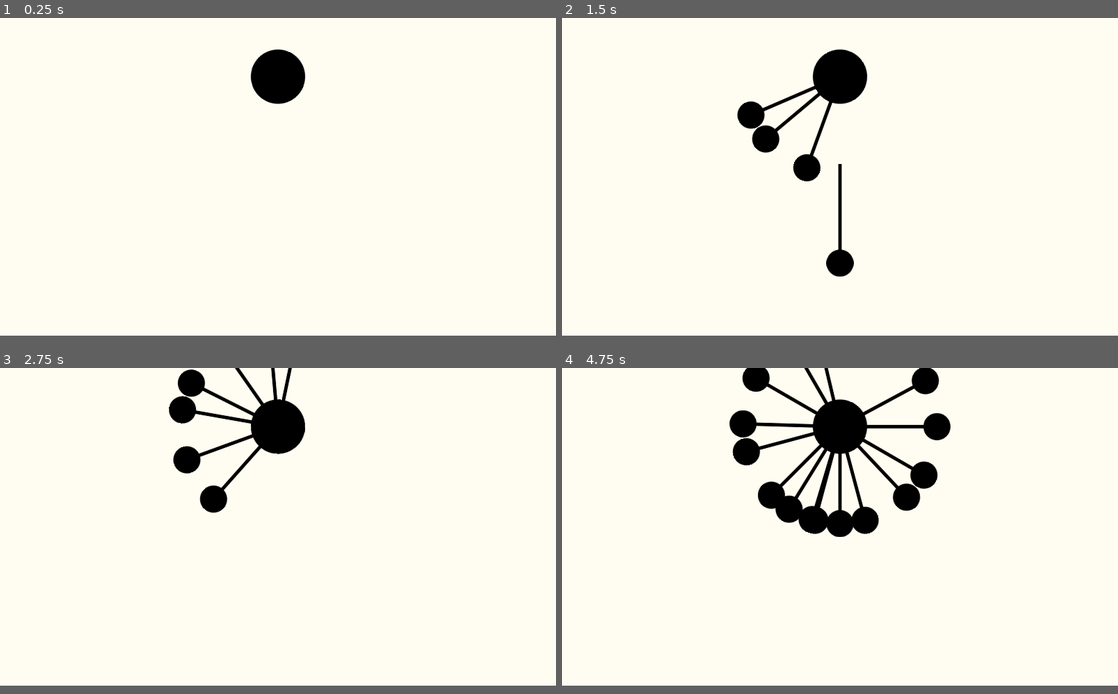
Above: before the commit, frames 1-4 (two rows, left to right).
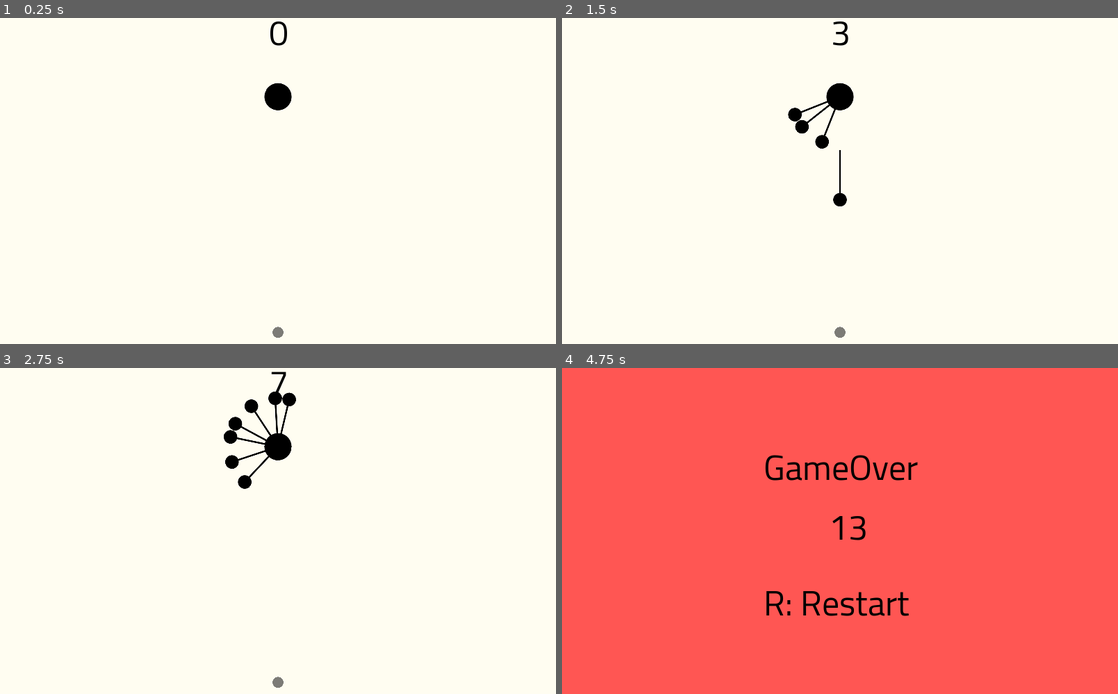
Above: after the commit, the same moments.

Repository: Jayanth-L/aa_replica_tut
Game: Godot game, scene res://MainScenes/MainTmp.tscn
The game is run twice, just before and just after one commit, with the same random seed, the same clock (stepped at 60 frames per second) and the same inputs.
Inputs:
- Up to frame 1 (0.25 s): no input
- Up to frame 2 (1.5 s): tap Space (jump) at 0.6, 0.77, 1.07, 1.35 s
- Up to frame 3 (2.75 s): tap Space (jump) at 1.52, 1.82, 2.1 s
- Up to frame 4 (4.75 s): tap Space (jump) at 2.85, 3.02, 3.32, 3.6, 3.77, 4.07, 4.35, 4.52 s; tap R (restart, bound only after the commit) at 4.15 s
The window is 800x457 before the commit and 800x469 after it. Grey fills any space a smaller window leaves; there, only what the larger window draws over its background counts as a difference.

The runs differ from the first frame. In frame 1, 1.3% of the frame differs, in the area x 45-55%, y 1-99%; in frame 2, 3.5%; in frame 3, 3.7%; in frame 4, 97%, in the area x 0-100%, y 0-98%.

Commit message:
Documentation Added and complete

Diff:
--- /dev/null
+++ b/FontTheme.tres
@@ -0,0 +1,12 @@
+[gd_resource type="Theme" load_steps=3 format=2]
+
+[sub_resource type="DynamicFontData" id=1]
+font_path = "res://Assets/Cairo-Regular.ttf"
+
+[sub_resource type="DynamicFont" id=2]
+size = 64
+outline_color = Color( 0, 0, 0, 1 )
+font_data = SubResource( 1 )
+
+[resource]
+default_font = SubResource( 2 )
--- /dev/null
+++ b/GameManager.gd
@@ -0,0 +1,13 @@
+"""
+Author: Jayanth L (Indie Dev)
+This Script is a Independent Script
+which is Autoloaded when the Game Program Starts
+This Script Holds global variables which are used and accessed during gameplay
+
+"""
+
+extends Node
+
+# this is ike global vrialable can be accessed by any script at any time in the game
+# and this defines the current score in the game
+var game_score = 0
--- a/MainScenes/MainTmp.gd
+++ b/MainScenes/MainTmp.gd
@@ -1,17 +1,33 @@
+"""
+Author: Jayanth L (Indie Dev)
+
+This Script is attached to the MainTmp entry scene, which controls various aspect of the game as explained below
+"""
+
 extends Node2D
 
+# preoad the pin scene so that it can be instantiated when needed
 var pin_path = preload("res://Scenes/Pin.tscn")
 
 
-func _ready():
-	pass
+# Load Game Manager Singleton Script
+onready var game_manager = get_node("/root/GameManager")
+
 
 func _process(delta):
+	# when everytime spacebar or jump is pressed spawn a pin at the spawing point in Scene
 	if Input.is_action_just_pressed("jump"):
 		spawn_pin()
 
 
+
+# Method to spawn  a pin
 func spawn_pin():
+	# instantiate the pin scene
 	var pin = pin_path.instance()
+	# set position on the pin
 	pin.position = $PinSpawnPoint.position
+	# Make pin smaller as the image dimensions are big
+	pin.scale = Vector2(0.5, 0.5)
+	# Load the pin into to scene so that it appears
 	add_child(pin)
--- a/MainScenes/MainTmp.tscn
+++ b/MainScenes/MainTmp.tscn
@@ -1,16 +1,49 @@
-[gd_scene load_steps=3 format=2]
+[gd_scene load_steps=6 format=2]
 
 [ext_resource path="res://Scenes/Rotator.tscn" type="PackedScene" id=1]
 [ext_resource path="res://MainScenes/MainTmp.gd" type="Script" id=2]
+[ext_resource path="res://Assets/rotator.png" type="Texture" id=3]
+[ext_resource path="res://Assets/end_screen.png" type="Texture" id=4]
+[ext_resource path="res://FontTheme.tres" type="Theme" id=5]
 
 [node name="MainTmp" type="Node2D"]
 script = ExtResource( 2 )
 
+[node name="end_screen" type="Sprite" parent="."]
+self_modulate = Color( 1, 1, 1, 0 )
+position = Vector2( 559.368, 332.912 )
+scale = Vector2( 2.39039, 2.25768 )
+texture = ExtResource( 4 )
+
 [node name="Rotator" parent="." instance=ExtResource( 1 )]
-position = Vector2( 512, 108.034 )
+position = Vector2( 512, 144.892 )
+scale = Vector2( 0.5, 0.5 )
 
 [node name="PinSpawnPoint" type="Position2D" parent="."]
-position = Vector2( 512, 506.212 )
+position = Vector2( 512, 478.559 )
 __meta__ = {
 "_editor_description_": ""
 }
+
+[node name="Sprite" type="Sprite" parent="PinSpawnPoint"]
+modulate = Color( 1, 1, 1, 0.513726 )
+position = Vector2( 0, 100 )
+scale = Vector2( 0.2, 0.2 )
+texture = ExtResource( 3 )
+
+[node name="Camera2D" type="Camera2D" parent="."]
+position = Vector2( 512, 300 )
+
+[node name="ScoreText" type="RichTextLabel" parent="."]
+anchor_right = 1.0
+margin_left = 494.552
+margin_top = -33.8716
+margin_right = 705.681
+margin_bottom = 219.346
+theme = ExtResource( 5 )
+custom_colors/default_color = Color( 0, 0, 0, 1 )
+text = "0
+"
+__meta__ = {
+"_edit_use_anchors_": false
+}
--- /dev/null
+++ b/Scenes/FinalScore.gd
@@ -0,0 +1,24 @@
+"""
+Author: Jayanth L (Indie Dev)
+This Script is attached to the TextlabelFild in the GameOverScreen.tscn and manages the final score showed after game overs
+
+"""
+
+extends RichTextLabel
+
+# preloading the Global GameManager Script so we can access the current game score
+onready var game_manager = get_node("/root/GameManager")
+
+
+func _ready():
+	# Setting the ScoreTextlabel in this game over scene to the current score value in the GameManager Script
+	# as the text field accepts string we are typecasting the int score to string score
+	text = str(game_manager.game_score)
+
+
+# this function extected at every frame
+func _process(delta):
+	# When the button "r" associated with the restart input event in godot input settings is pressed the restart the game
+	if Input.is_action_just_pressed("restart"):
+		# This below statement reloads the MainTmp Game Scene so the game strats again
+		get_tree().change_scene("res://MainScenes/MainTmp.tscn")
--- /dev/null
+++ b/Scenes/GameOverScreen.tscn
@@ -0,0 +1,52 @@
+[gd_scene load_steps=4 format=2]
+
+[ext_resource path="res://FontTheme.tres" type="Theme" id=1]
+[ext_resource path="res://Scenes/FinalScore.gd" type="Script" id=2]
+[ext_resource path="res://Assets/end_screen.png" type="Texture" id=3]
+
+[node name="GameOverScreen" type="Node2D"]
+
+[node name="end_screen" type="Sprite" parent="."]
+self_modulate = Color( 1, 0.490196, 0.490196, 0.717647 )
+position = Vector2( 541.96, 308.82 )
+scale = Vector2( 2.32937, 2.26234 )
+texture = ExtResource( 3 )
+
+[node name="StaticgameOver" type="RichTextLabel" parent="."]
+margin_left = 371.0
+margin_top = 122.0
+margin_right = 670.0
+margin_bottom = 261.0
+theme = ExtResource( 1 )
+custom_colors/default_color = Color( 0, 0, 0, 1 )
+text = "GameOver"
+__meta__ = {
+"_edit_use_anchors_": false
+}
+
+[node name="StaticgameOver2" type="RichTextLabel" parent="."]
+margin_left = 371.0
+margin_top = 371.016
+margin_right = 670.0
+margin_bottom = 510.016
+theme = ExtResource( 1 )
+custom_colors/default_color = Color( 0, 0, 0, 1 )
+text = "R: Restart"
+__meta__ = {
+"_edit_use_anchors_": false
+}
+
+[node name="FinalScore" type="RichTextLabel" parent="."]
+anchor_left = 0.312
+anchor_right = 0.312
+margin_left = 490.582
+margin_top = 232.016
+margin_right = 789.582
+margin_bottom = 371.016
+theme = ExtResource( 1 )
+custom_colors/default_color = Color( 0, 0, 0, 1 )
+text = "0"
+script = ExtResource( 2 )
+__meta__ = {
+"_edit_use_anchors_": false
+}
--- a/Scenes/Pin.gd
+++ b/Scenes/Pin.gd
@@ -1,58 +1,86 @@
+"""
+Author: Jayanth L (Indie Dev)
+This Script is attached to the Pin.tscn Scene which contains and handles the Pin assets and behaviour
+
+"""
+
+
 extends Area2D
 
+# defining global target variable, the rotator is assigned to this at later stages
 var target
 
+# preloading the Global GameManager Script so we can access the current game score
+onready var game_manager = get_node("/root/GameManager")
+# preloading the GameOverTscn scene so we can instance this scene whenever it s needed
+onready var end_screen = preload("res://Scenes/GameOverScreen.tscn")
 
+
+# Defining the speed of the pi, which moves towards the rotatar to get pinned
 export var move_speed = 10
+# A boolean variable to control the movement of the pin, by default the Pin moves upwards when instantiated
 var should_move = true
 
+# predifining this varialble as global so that we can acces this variables at any section in this script
+# later this variables holds the instantaneouss transform of the Rotator when the pin hits rotator
 var target_transform_at_hit
+# this variable is used to get the transform or coordinates of the point where the pin hits the rotator so we can hook up the pin to rotater at the hit point
 var rotate_angle
 
+# This boolean variables tells tells the Pin to whether detect collisions or not when needed, by default it detects any collisions
 var detect_pin_collision = true
 
 
+# This method runs at every frame of the game, this function is useful when the game involves physics like collision detection instead of just _process(delta)
 func _physics_process(delta):
+	# This if conditions tells the pin to move upward only when it is supposed to move at later stage if we set the should_move variable to false the pin does not move the we can hook it up to rotator
 	if should_move:
 		position.y -= move_speed * delta
+
+	# Note: The below elif section contains a lot Linear algebra in it the concept is quite advanced Watch Associated YouTube Video for more detailed explaination
+	# if the pin is not suppossed to move means that we have hit the rotator we will make the Pin hooked to the rotator and follow the rotator
 	elif target:
-		print()
-		# transform = target.get_node("PinRotateHookOrigin").get_node("PinRotateHook").global_transform
-		#transform = Transform2D(target.transform.x , target.transform.y, target.transform.origin)
+		# Note: This algorithm involves Linear Algebra Math (See line 68 also)
+		# In this two lines we rotate Basis Vectors of "PinRotateHookOrigin" to align or displace "PinRotateHook" to the Pin rotator hit co-ordinates so we can
+		# hook up the pin to the rotator
 		var x_basis = target.get_node("PinRotateHookOrigin").global_transform.x.rotated(rotate_angle)
 		var y_basis = target.get_node("PinRotateHookOrigin").global_transform.y.rotated(rotate_angle)
+		# After rotating the basis vectors then apply the resulting the transform to the pin at every frame so that the pin remains hooked to the Rotator hit spot
 		transform = Transform2D(x_basis, y_basis, target.get_node("PinRotateHookOrigin").global_transform.origin)
 
 
 
 
+# This function is fired when the Pin gets a "body_entered" signal from itself, the Area2D Pin "body_entered" signal is connected to this below function
+# this function is trigerred when the Pin collides with the Rotator, when it happes the below mentioned instaruction will be followed
 func _on_Pin_body_entered(body):
-	print("Body entered: ", body.name)
+	# When the rotator collided with the Rotator the its win increment score with 1
+	game_manager.game_score += 1
+	# Update text in the Main Scene Score text with the current game_manager script score
+	get_tree().get_root().get_node("MainTmp").get_node("ScoreText").text = str(game_manager.game_score)
+	# It is obvious that when the pin hits rotator pin should doesn't move, it will be hooked to Rotator, so setting should_move to false will tell the _physics_process to no move Pin
 	should_move = false
+	# This is used because when the Pin hits Rotator the collision has already occured we don't want to detect further more unnecessary collision
 	detect_pin_collision = false
+	# Here we are assigning global target variables to the collided body which is Rotator (Pin has collided with the rotator so body variables will be Rotator)
 	target = body
+	# Note: Involves Linear Algebra Math
+	# this gets the instantaneous transform of the "PinRotateHook" Node when the collision occured, this is used to calculate the exact Hit/ Collision Co-ordinates to hook the pin into
 	target_transform_at_hit = body.get_node("PinRotateHookOrigin").get_node("PinRotateHook").transform
-	rotate_angle = get_angled_between_transform(target_transform_at_hit, body.global_transform)
+	# This gets the Delta Angle the PinRotateHookOrigin to be rotated to get to the exact hit/collision or hook point (See Line 43)
+	rotate_angle = get_angle_between_transform(target_transform_at_hit, body.global_transform)
 
-func get_angled_between_transform(original_transform, instantaneous_transform):
+# function to get the angle between the transforms,
+func get_angle_between_transform(original_transform, instantaneous_transform):
 	var offset_angle = original_transform.x.angle_to(instantaneous_transform.x)
-
-
-	"""
-	var orig_x_angle = original_transform.x.angle()
-	var inst_x_angle = instantaneous_transform.x.angle()
-	var orig_y_angle = original_transform.y.angle()
-	var inst_y_angle = instantaneous_transform.y.angle()
-
-	if(orig_x_angle < inst_x_angle):
-		x_angle = x_angle + PI
-	if(orig_y_angle < inst_y_angle):
-		y_angle = y_angle + PI
-	"""
 	return -offset_angle
 
 
+# This function is only triggered when only when the Pin collides with the Other Instantiated Pins in the scene, When this occurs, that means that the player is out so now show the end screen
 func _on_Pin_area_entered(area):
+	# if the pin has detected collision with other Pins then show the endscreen
 	if detect_pin_collision:
 		print("Collided: ", area.name)
-		get_tree().quit()
+		print("Final Game Score: ", game_manager.game_score)
+		# The Game has ended so show the final endscreen!!!
+		get_tree().change_scene("res://Scenes/GameOverScreen.tscn")
--- a/Scenes/Pin.tscn
+++ b/Scenes/Pin.tscn
@@ -1,10 +1,13 @@
-[gd_scene load_steps=4 format=2]
+[gd_scene load_steps=5 format=2]
 
 [ext_resource path="res://Assets/pin.png" type="Texture" id=1]
 [ext_resource path="res://Scenes/Pin.gd" type="Script" id=2]
 
 [sub_resource type="RectangleShape2D" id=1]
 extents = Vector2( 2.60943, 99.7675 )
+
+[sub_resource type="CircleShape2D" id=2]
+radius = 26.8585
 
 [node name="Pin" type="Area2D"]
 script = ExtResource( 2 )
@@ -20,5 +23,9 @@
 [node name="CollisionShape2D" type="CollisionShape2D" parent="."]
 position = Vector2( 0, 100 )
 shape = SubResource( 1 )
+
+[node name="CollisionShape2D2" type="CollisionShape2D" parent="."]
+position = Vector2( 0, 178.334 )
+shape = SubResource( 2 )
 [connection signal="area_entered" from="." to="." method="_on_Pin_area_entered"]
 [connection signal="body_entered" from="." to="." method="_on_Pin_body_entered"]
--- a/Scenes/Rotator.gd
+++ b/Scenes/Rotator.gd
@@ -1,10 +1,20 @@
+"""
+Author: Jayanth L (Indie Dev)
+Attached to Rotator.tscn which handles the Rotation Scene and controls it
+
+"""
+
 extends KinematicBody2D
 
+# declaring the Black circle Rotator speed
 export var rotate_speed = 60
 
 
-func _ready():
-	pass
+# Rotate the Rotator everyframe with a speed of 60 degrees
+func _process(delta):
+	linear_rotate(delta)
 
-func _process(delta):
+# function to rotate the rotator
+func linear_rotate(delta):
+	# Delta is used to sync the framerate with rotation speed so tht there are no frame drops
 	rotate(deg2rad(rotate_speed) * delta)
--- a/project.godot
+++ b/project.godot
@@ -19,9 +19,12 @@
 run/main_scene="res://MainScenes/MainTmp.tscn"
 config/icon="res://icon.png"
 
+[autoload]
+
+GameManager="*res://GameManager.gd"
+
 [display]
 
-window/size/height=585
 window/handheld/orientation="portrait"
 window/stretch/mode="2d"
 window/stretch/aspect="expand"
@@ -39,6 +42,15 @@
 "events": [ Object(InputEventMouseButton,"resource_local_to_scene":false,"resource_name":"","device":0,"alt":false,"shi …(212 unchanged characters)…
  ]
 }
+restart={
+"deadzone": 0.5,
+"events": [ Object(InputEventKey,"resource_local_to_scene":false,"resource_name":"","device":0,"alt":false,"shift":false,"control":false,"meta":false,"command":false,"pressed":false,"scancode":82,"unicode":0,"echo":false,"script":null)
+ ]
+}
+
+[input_devices]
+
+pointing/emulate_touch_from_mouse=true
 
 [rendering]
 
Binary file added: Assets/Cairo-Regular.ttf
Binary file added: Assets/end_screen.png
Not shown, added: Assets/end_screen.png.import
